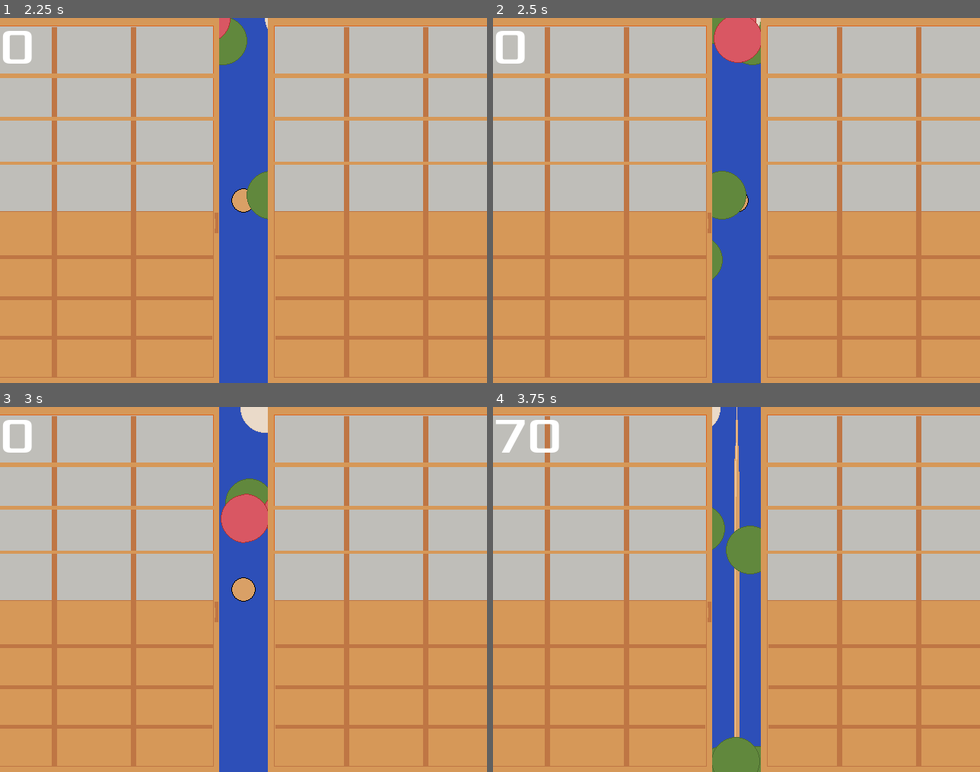
Above: before the commit, frames 1-4 (two rows, left to right).
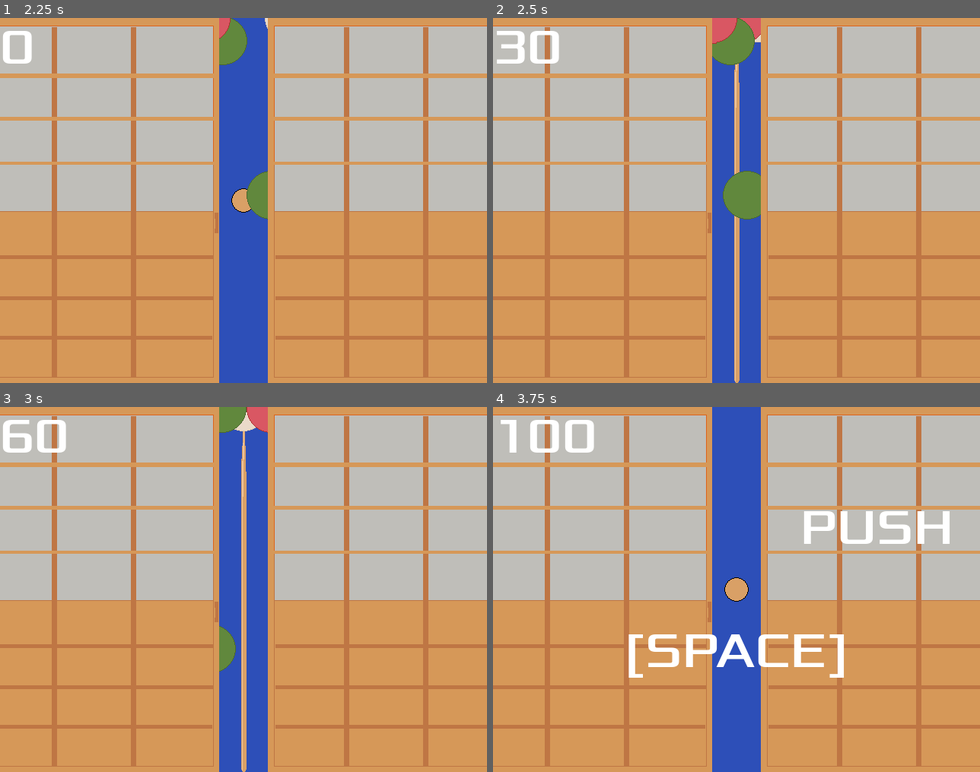
Above: after the commit, the same moments.

Repository: zundouz/ldjam54_odango
Game: Godot game, scene res://main.tscn
Two runs of this game, one before a commit and one after it. Both use one fixed random seed, a clock stepped at 60 frames per second and the inputs below.
Inputs (mouse positions are in pixels of both pictures, inside the frame that each line leads up to):
- Up to frame 1 (2.25 s): tap Space (space) at 0.5, 0.6, 2 s; move the mouse to (350, 182) at 0.52 s; hold Up (move_up) 0.53-1.28 s; tap Enter (enter, bound only after the commit) at 0.8, 1.35 s; move the mouse to (146, 218) at 1.27 s; click (146, 218) at 1.55 s; move the mouse to (292, 120) at 2.02 s; hold Up (move_up) from 2.03 s (still down); click (292, 120) at 2.1 s
- Up to frame 2 (2.5 s): keep holding Up (move_up); tap W (w_key, bound only after the commit) at 2.3 s
- Up to frame 3 (3 s): keep holding Up (move_up); move the mouse to (219, 662) at 2.77 s; tap W (w_key, bound only after the commit) at 2.85 s
- Up to frame 4 (3.75 s): tap Space (space) at 3.05, 3.6 s; move the mouse to (882, 644) at 3.52 s; release Up (move_up) at 3.53 s

Frame 1 is identical in both runs. In frame 2, 3.3% of the frame differs, in the area x 0-55%, y 0-100%; in frame 3, 3.7%; in frame 4, 6.3%, in the area x 0-94%, y 0-100%.

Commit message:
feat: 全入力デバイス対応
- より「クールタイム」実装の重要度が上がった…

Diff:
--- a/My_Global.gd
+++ b/My_Global.gd
@@ -8,3 +8,23 @@
 enum game_state_type { Title, InGame, Result }
 
 var game_state : game_state_type = game_state_type.Title
+
+func is_decide_key_just_pressed():
+	# キーボード
+	if (Input.is_action_just_pressed("space") or
+		Input.is_action_just_pressed("w_key") or
+		Input.is_action_just_pressed("move_up") or
+		Input.is_action_just_pressed("enter")
+		):
+		return true
+	# Joy-Pad
+	if (Input.is_action_just_pressed("joy_buttonA") or
+		Input.is_action_just_pressed("joy_buttonB") or
+		Input.is_action_just_pressed("joy_buttonX") or
+		Input.is_action_just_pressed("joy_buttonY")
+		):
+		return true
+	# mouse
+	if Input.is_action_just_pressed("mouse_left"):
+		return true
+	return false
--- a/main.gd
+++ b/main.gd
@@ -15,7 +15,7 @@
 	if MyGlobal.game_state == MyGlobal.game_state_type.Title:
 		# TODO: 上押したらスタート
 		$HUD.show_message("                  PUSH\n                 [SPACE]")
-		if Input.is_action_just_pressed("space"):
+		if MyGlobal.is_decide_key_just_pressed():
 			new_game() # ゲーム開始処理
 			MyGlobal.game_state = MyGlobal.game_state_type.InGame
 	elif MyGlobal.game_state == MyGlobal.game_state_type.InGame:
@@ -23,7 +23,7 @@
 		print(MyGlobal.remained_skewer)
 	elif MyGlobal.game_state == MyGlobal.game_state_type.Result:
 		game_over()
-		if Input.is_action_just_pressed("space"):
+		if MyGlobal.is_decide_key_just_pressed():
 			# タイトルに戻るループ
 			MyGlobal.game_state = MyGlobal.game_state_type.Title
 	else:
--- a/odango.gd
+++ b/odango.gd
@@ -26,7 +26,7 @@
 		queue_free()
 
 	# ボタンを押したときに、座標が串の範囲内だったら特典
-	if Input.is_action_just_pressed("space"):
+	if MyGlobal.is_decide_key_just_pressed():
 		if transform.get_origin().x < Center_X_Pos + 40 and transform.get_origin().x > Center_X_Pos - 40:
 			is_shot = true;
 			z_index = 10;
--- a/player.gd
+++ b/player.gd
@@ -24,7 +24,7 @@
 		# ついでに、ここで串の現象判定をする
 		if MyGlobal.remained_skewer <= 0:
 			MyGlobal.game_state = MyGlobal.game_state_type.Result
-		if Input.is_action_just_pressed("space"):
+		if MyGlobal.is_decide_key_just_pressed():
 			MyGlobal.remained_skewer -= 1
 
 
--- a/project.godot
+++ b/project.godot
@@ -55,6 +55,41 @@
 "events": [Object(InputEventKey,"resource_local_to_scene":false,"resource_name":"","device":0,"window_id":0,"alt_pressed":false,"shift_pressed":false,"ctrl_pressed":false,"meta_pressed":false,"pressed":false,"keycode":0,"physical_keycode":32,"key_label":0,"unicode":0,"echo":false,"script":null)
 ]
 }
+w_key={
+"deadzone": 0.5,
+"events": [Object(InputEventKey,"resource_local_to_scene":false,"resource_name":"","device":0,"window_id":0,"alt_pressed":false,"shift_pressed":false,"ctrl_pressed":false,"meta_pressed":false,"pressed":false,"keycode":0,"physical_keycode":87,"key_label":0,"unicode":0,"echo":false,"script":null)
+]
+}
+enter={
+"deadzone": 0.5,
+"events": [Object(InputEventKey,"resource_local_to_scene":false,"resource_name":"","device":0,"window_id":0,"alt_pressed":false,"shift_pressed":false,"ctrl_pressed":false,"meta_pressed":false,"pressed":false,"keycode":0,"physical_keycode":4194309,"key_label":0,"unicode":0,"echo":false,"script":null)
+]
+}
+joy_buttonA={
+"deadzone": 0.5,
+"events": [Object(InputEventJoypadButton,"resource_local_to_scene":false,"resource_name":"","device":-1,"button_index":0,"pressure":0.0,"pressed":false,"script":null)
+]
+}
+joy_buttonB={
+"deadzone": 0.5,
+"events": [Object(InputEventJoypadButton,"resource_local_to_scene":false,"resource_name":"","device":-1,"button_index":1,"pressure":0.0,"pressed":false,"script":null)
+]
+}
+joy_buttonX={
+"deadzone": 0.5,
+"events": [Object(InputEventJoypadButton,"resource_local_to_scene":false,"resource_name":"","device":-1,"button_index":2,"pressure":0.0,"pressed":false,"script":null)
+]
+}
+joy_buttonY={
+"deadzone": 0.5,
+"events": [Object(InputEventJoypadButton,"resource_local_to_scene":false,"resource_name":"","device":-1,"button_index":3,"pressure":0.0,"pressed":false,"script":null)
+]
+}
+mouse_left={
+"deadzone": 0.5,
+"events": [Object(InputEventMouseButton,"resource_local_to_scene":false,"resource_name":"","device":-1,"window_id":0,"alt_pressed":false,"shift_pressed":false,"ctrl_pressed":false,"meta_pressed":false,"button_mask":0,"position":Vector2(0, 0),"global_position":Vector2(0, 0),"factor":1.0,"button_index":1,"canceled":false,"pressed":false,"double_click":false,"script":null)
+]
+}
 
 [rendering]
 
